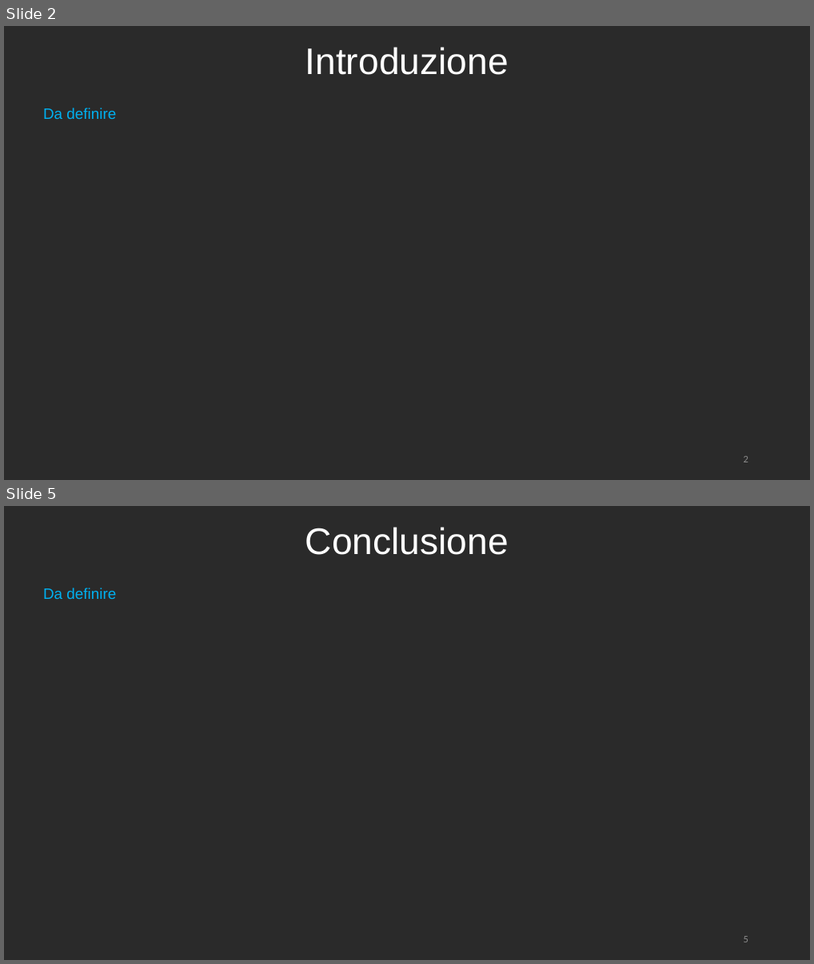
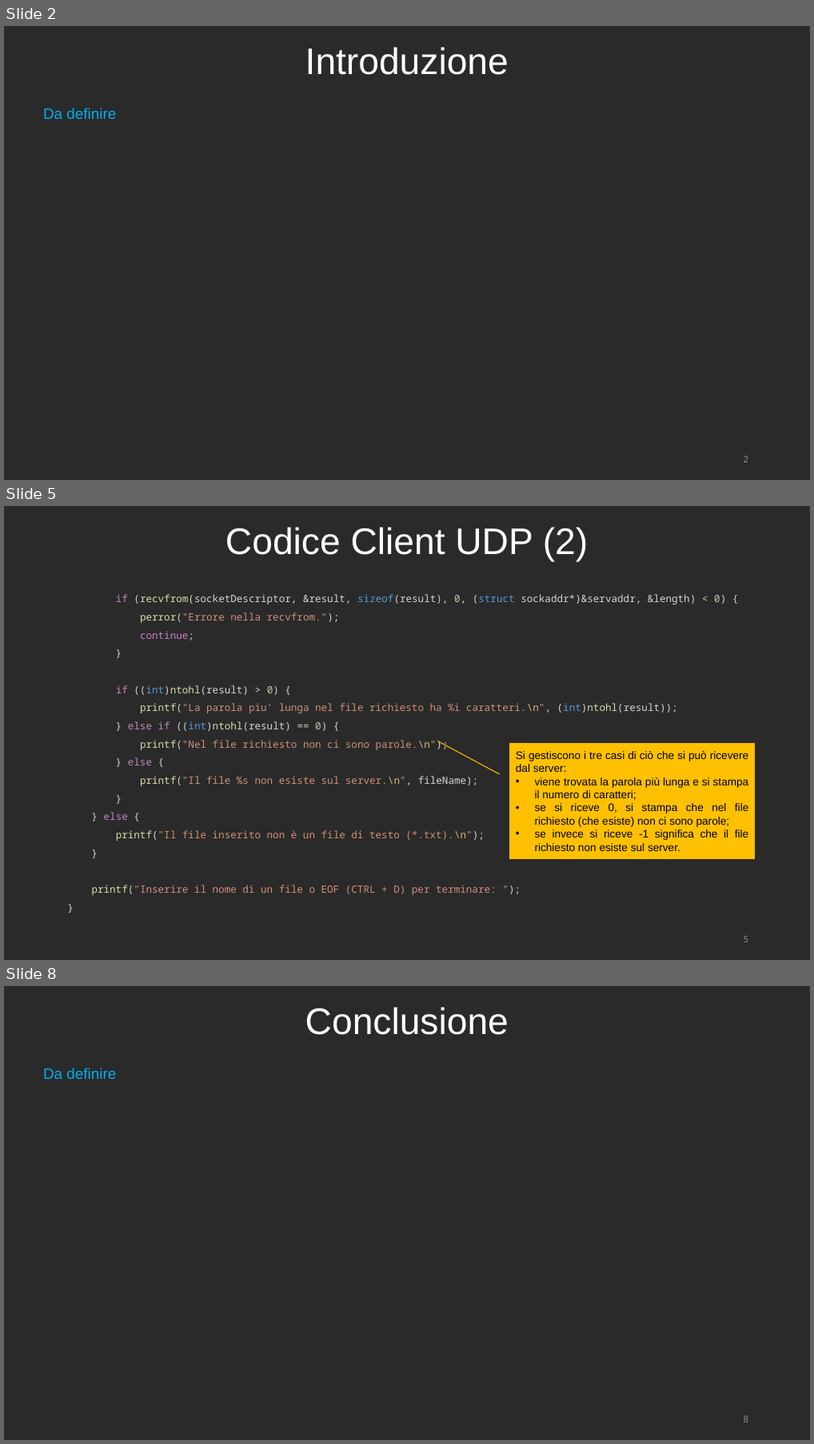
Before and after one commit to RetiCalc-Unibo/progetto3, a slide deck: Presentazione.pptx. Shown one above the other, each under a label of ours: slides 2 and 5 before the commit, slides 2, 5 and 8 after it; the slides between them are not shown. The pictures are 814x964 and 814x1444 pixels, drawn with LibreOffice and Linux fonts; fonts in the diff are those of the drawing. Boxes give left, top, right and bottom in pixels: in the first picture for what was removed or moved away, otherwise in the second. Text is boxed around its words. In the diff, an @@ line names an element or a change of style, - is before the commit and + after.

Commit message:
Aggiornata la presentazione, vedere descrizione per altro
Manca l'introduzione (da fare dopo aver fatto sia il programma UDP che TCP, in modo da raccogliere gli eventuali problemi in un'unica slide).
Mancano i test di performance del programma UDP.
Manca (ovviamente) il codice di tutto il programma TCP.
Mancano i test di performance del programma TCP.
Mancano le conclusioni (da fare sempre dopo aver fatto sia il programma UDP che TCP).

```diff
--- a/Presentazione.pptx
+++ b/Presentazione.pptx
@@ slide 5 added at [4, 506, 810, 960], background #2A2A2A @@
@@ title added at [226, 527, 588, 561], 44 pt, text #FFFFFF @@
+Codice Client UDP (2)
@@ text added at [92, 594, 726, 895], 12 pt, text #CE9178 @@
+if (recvfrom(socketDescriptor, &result, sizeof(result), 0, (struct sockaddr*)&servaddr, &length) < 0) {
+perror("Errore nella recvfrom.");
+continue;
+}
+if ((int)ntohl(result) > 0) {
+printf("La parola piu' lunga nel file richiesto ha %i caratteri.\n", (int)ntohl(result));
+} else if ((int)ntohl(result) == 0) {
+printf("Nel file richiesto non ci sono parole.\n");
+} else {
+printf("Il file %s non esiste sul server.\n", fileName);
+}
+} else {
+printf("Il file inserito non è un file di testo (*.txt).\n");
+}
+printf("Inserire il nome di un file o EOF (CTRL + D) per terminare: ");
+}
@@ border callout added at [510, 743, 755, 859], fill #FFC000, outline #FFC000 1 pt, 13 pt, text #000000 @@
+Si gestiscono i tre casi di ciò che si può ricevere dal server:
+• viene trovata la parola più lunga e si stampa il numero di caratteri;
+• se si riceve 0, si stampa che nel file richiesto (che esiste) non ci sono parole;
+• se invece si riceve -1 significa che il file richiesto non esiste sul server.
@@ page number added at [744, 936, 749, 942], 12 pt, text #8C8C8C @@
+5
@@ what was slide 5 is now slide 8 @@
```
Also in this commit, not shown: 1 slide changed, 2 other slides added, 1 other file.
